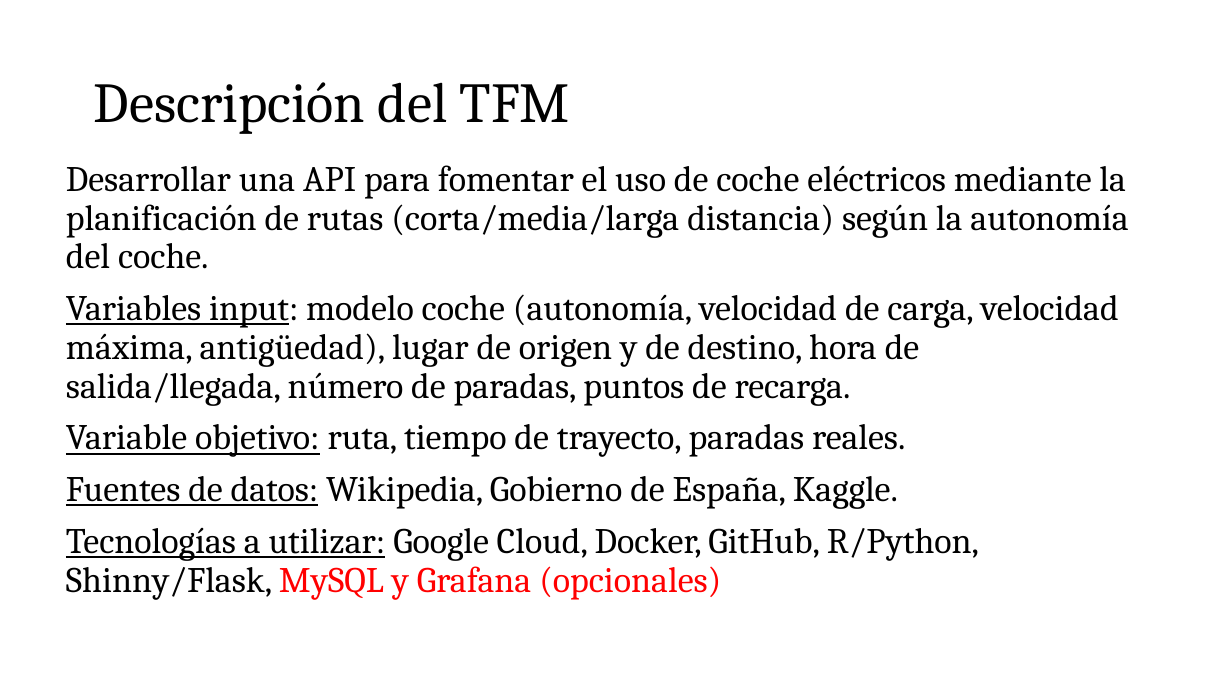
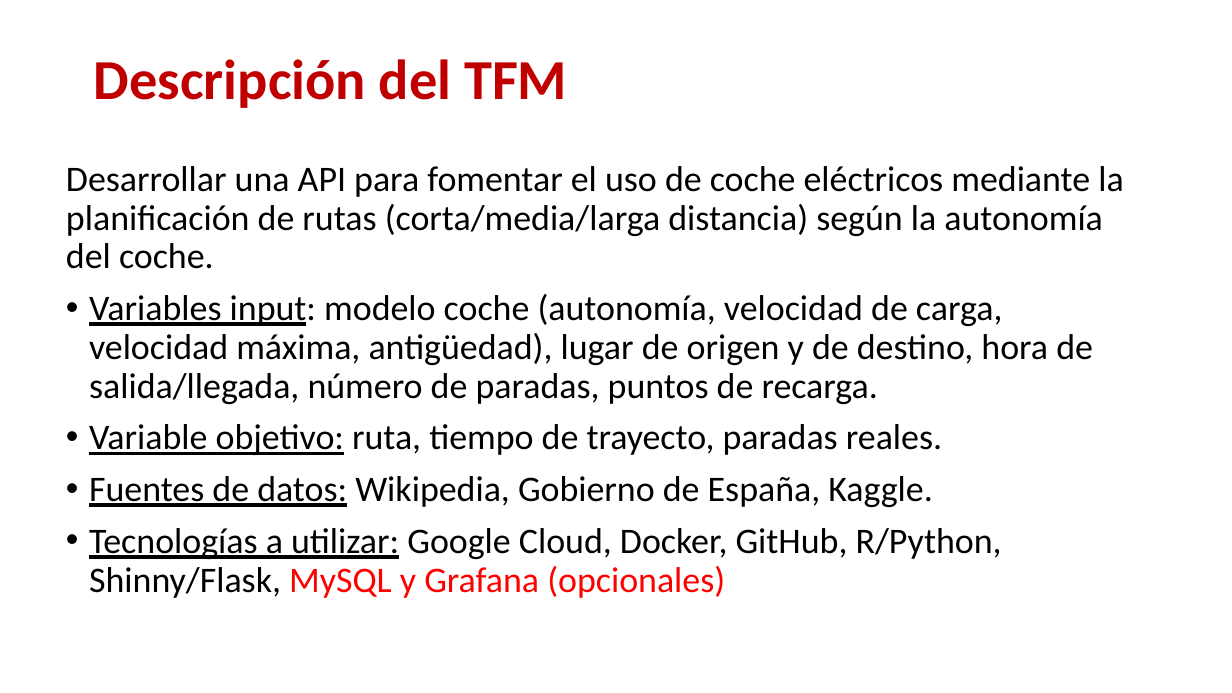
Before and after one commit to luciatomainodelacr/TFM, a slide deck: slide 1 of TFM.pptx. Drawn at 1232x693 pixels with LibreOffice and Linux fonts; fonts in the diff are those of the drawing. Boxes give left, top, right and bottom in pixels: in the first picture for what was removed or moved away, otherwise in the second. Text is boxed around its words. In the diff, an @@ line names an element or a change of style, - is before the commit and + after.

```diff
--- a/TFM.pptx
+++ b/TFM.pptx
@@ text "Descripción del TFM" at bbox=[94, 59, 567, 108]: font Cambria to Calibri, text colour #000000 to #C00000, bold on @@
@@ text "Desarrollar una API para fomentar ..." at bbox=[66, 166, 1123, 598]: font Cambria to Calibri; bullet none to • @@
```
Also in this commit, not shown: 4 other slides changed, 3 slides added, 1 other file.
